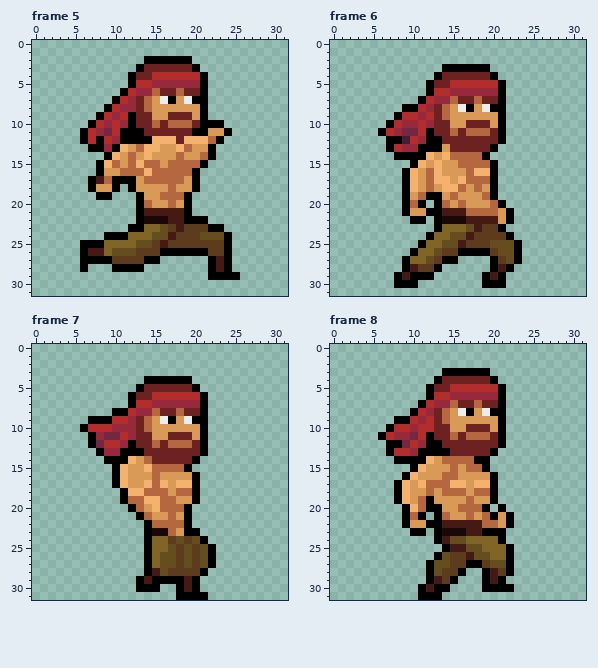
Two versions of one pixel-art file, TrappedInside/Drawings/mike-running-1.aseprite. Above is the file before it was changed.
32x32 pixels, 8 frames. Shown: frame 5, frame 6, frame 7, frame 8. The commit also changed other frames, which this record leaves out.
After the commit:
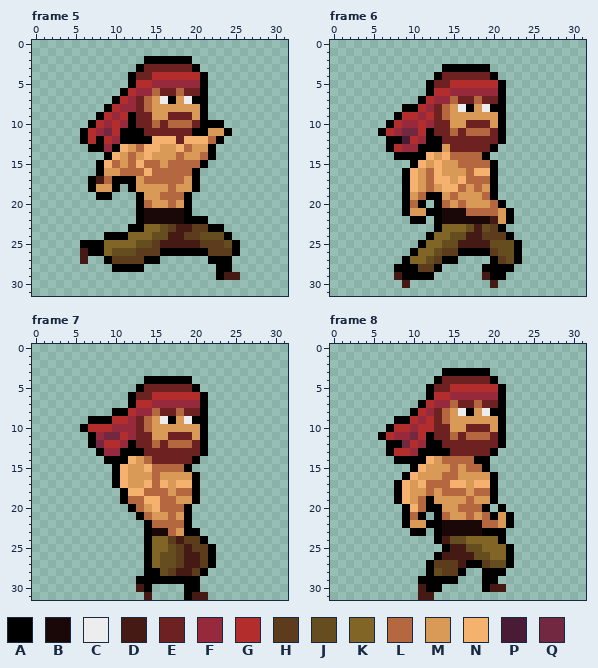
Palette (. is transparent): A #000000  B #1a0809  C #ededed  D #451a15  E #6e2121  F #962a3c  G #b32d2d  H #5c3c1c  J #664d1f  K #806526  L #b5673f  M #d99a57  N #f5b16e  P #4a1b35  Q #732842
From old to new:
{"where": "frame 5"}
{"frame":5,"y":21,"x":14,"old":"DDDDD","new":"BBBBB"}
{"frame":5,"y":22,"x":17,"old":"DD","new":"BB"}
{"frame":5,"y":23,"x":19,"old":"H","new":"D"}
{"frame":5,"y":24,"x":18,"old":"H","new":"D"}
{"frame":5,"y":25,"x":17,"old":"HHHH","new":"DDDD"}
{"frame":5,"y":25,"x":24,"old":"A.","new":"JA"}
{"frame":5,"y":26,"x":6,"old":"ADD","new":"DAA"}
{"frame":5,"y":26,"x":24,"old":"A.","new":"HA"}
{"frame":5,"y":27,"x":6,"old":"AAA","new":"D.."}
{"frame":5,"y":27,"x":23,"old":"D","new":"A"}
{"frame":5,"y":28,"x":6,"old":"A","new":"."}
{"frame":5,"y":28,"x":22,"old":"AD","new":".A"}
{"frame":5,"y":29,"x":22,"old":"A","new":"."}
{"frame":5,"y":29,"x":24,"old":"AA","new":"DD"}
{"where": "frame 6"}
{"frame":6,"y":21,"x":14,"old":"DDD","new":"BBB"}
{"frame":6,"y":22,"x":17,"old":"DDD","new":"BBB"}
{"frame":6,"y":23,"x":19,"old":"H","new":"J"}
{"frame":6,"y":24,"x":18,"old":"H","new":"D"}
{"frame":6,"y":25,"x":17,"old":"HHH","new":"DDD"}
{"frame":6,"y":28,"x":8,"old":".","new":"A"}
{"frame":6,"y":28,"x":10,"old":"D","new":"A"}
{"frame":6,"y":28,"x":19,"old":".","new":"A"}
{"frame":6,"y":28,"x":21,"old":"D","new":"A"}
{"frame":6,"y":29,"x":8,"old":"AD","new":"DA"}
{"frame":6,"y":29,"x":19,"old":"AD","new":"DA"}
{"frame":6,"y":30,"x":8,"old":"AAA","new":".D."}
{"frame":6,"y":30,"x":19,"old":"AAA","new":".D."}
{"where": "frame 7, layers \"Outline\", \"Front leg\", \"Back leg\""}
{"frame":7,"y":24,"x":18,"old":"J","new":"D"}
{"frame":7,"y":24,"x":20,"old":"J","new":"H"}
{"frame":7,"y":25,"x":19,"old":"J","new":"D"}
{"frame":7,"y":25,"x":21,"old":"J","new":"H"}
{"frame":7,"y":26,"x":19,"old":"JHJ","new":"DDH"}
{"frame":7,"y":27,"x":19,"old":"JHJ","new":"DDH"}
{"frame":7,"y":28,"x":15,"old":"D","new":"A"}
{"frame":7,"y":28,"x":18,"old":"HH","new":"DD"}
{"frame":7,"y":29,"x":14,"old":"D","new":"A"}
{"frame":7,"y":29,"x":19,"old":"D","new":"A"}
{"frame":7,"y":30,"x":13,"old":"A","new":"D"}
{"frame":7,"y":30,"x":15,"old":"A","new":"."}
{"frame":7,"y":30,"x":18,"old":"AD","new":".A"}
{"frame":7,"y":31,"x":14,"old":".","new":"D"}
{"frame":7,"y":31,"x":18,"old":"A","new":"."}
{"frame":7,"y":31,"x":20,"old":"AA","new":"DD"}
{"where": "frame 8"}
{"frame":8,"y":22,"x":14,"old":"DDDDD","new":"BBBBB"}
{"frame":8,"y":23,"x":17,"old":"DD","new":"BB"}
{"frame":8,"y":26,"x":14,"old":"JHH","new":"DDD"}
{"frame":8,"y":27,"x":13,"old":"JJ","new":"HH"}
{"frame":8,"y":27,"x":16,"old":"H","new":"D"}
{"frame":8,"y":28,"x":20,"old":"DHA","new":"AA."}
{"frame":8,"y":29,"x":11,"old":".","new":"A"}
{"frame":8,"y":29,"x":13,"old":"DH","new":"AA"}
{"frame":8,"y":29,"x":20,"old":"DA","new":"A."}
{"frame":8,"y":30,"x":11,"old":"AD","new":"DA"}
{"frame":8,"y":30,"x":14,"old":"A","new":"."}
{"frame":8,"y":30,"x":20,"old":"AAA","new":"DD."}
{"frame":8,"y":31,"x":11,"old":"AAA","new":"DD."}
{"label":"changed","picture_box":[144,208,240,280]}
{"label":"changed","picture_box":[80,248,104,272]}
{"label":"changed","picture_box":[442,208,506,288]}
{"label":"changed","picture_box":[394,264,418,288]}
{"label":"changed","picture_box":[136,536,208,600]}
{"label":"changed","picture_box":[418,520,514,600]}
